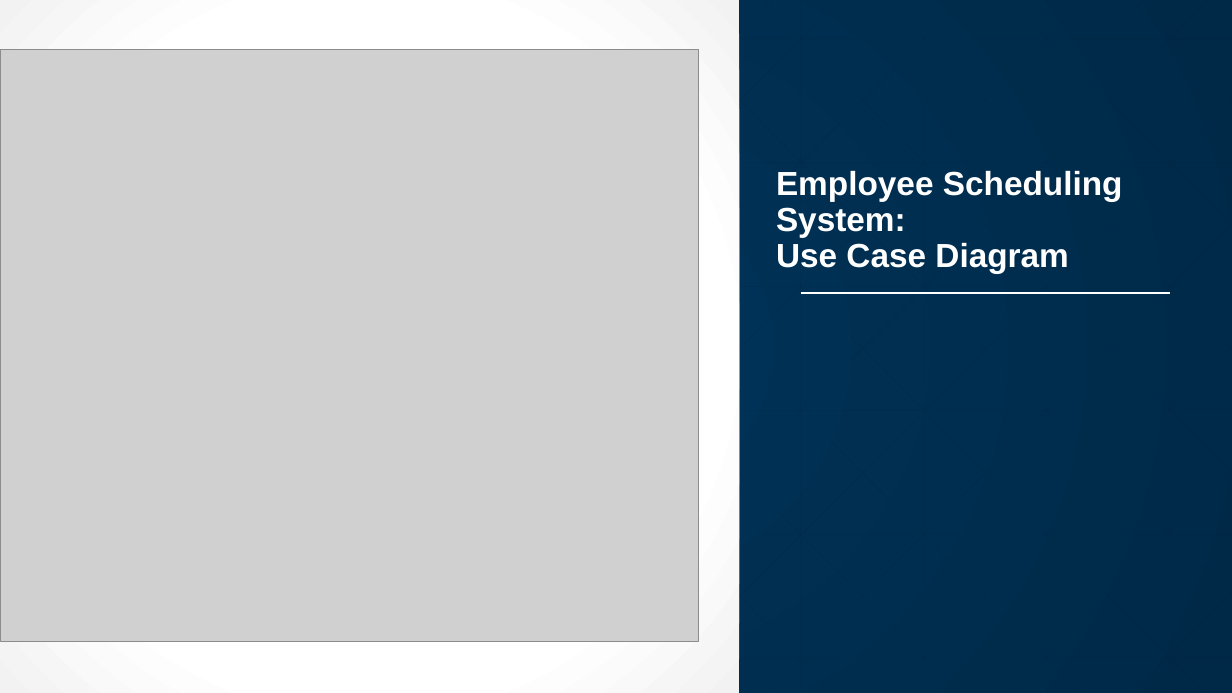
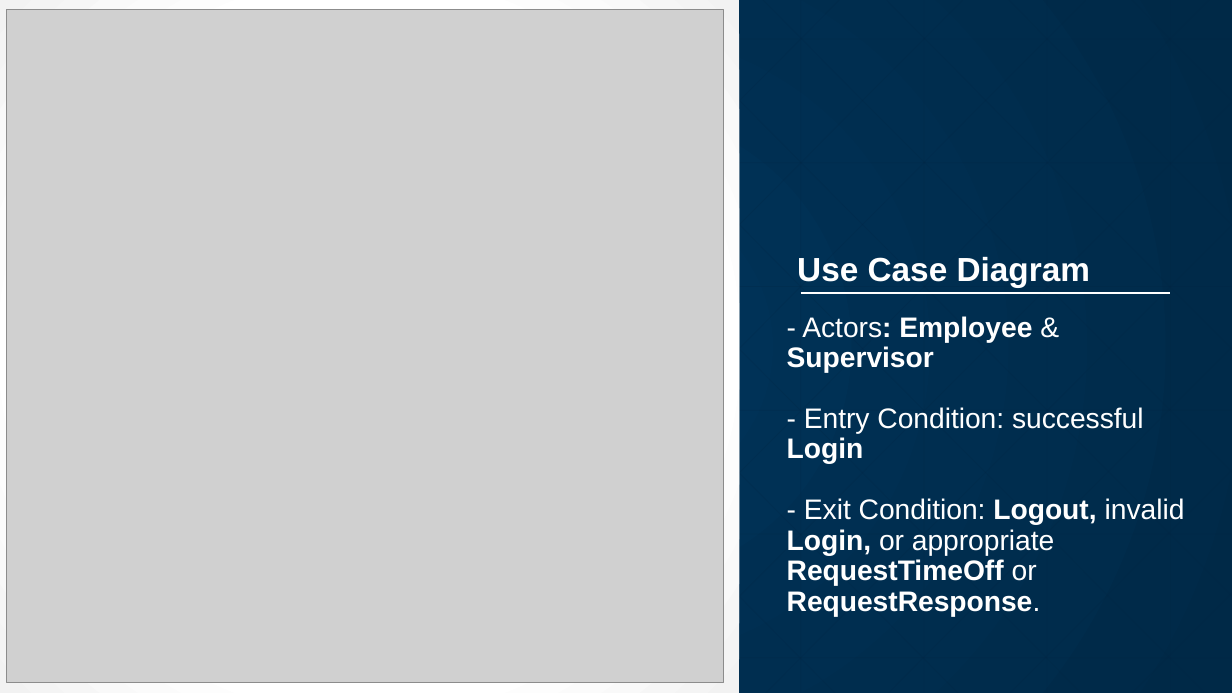
Before and after one commit to tattymennis/csci-4711-project, a slide deck: slide 2 of presentations/presentation-final.pptx. Drawn at 1232x693 pixels with LibreOffice and Linux fonts; fonts in the diff are those of the drawing; grey boxes stand for pictures. Boxes give left, top, right and bottom in pixels: in the first picture for what was removed or moved away, otherwise in the second. Text is boxed around its words. In the diff, an @@ line names an element or a change of style, - is before the commit and + after.

Commit message:
Changed Use Case diagram to match specification. Modified slides to reflect the proper capitalization and spacing of use case functions. Moved old presentation drafts. presentation-final.pptx and presentation-master.pptx are both up-to-date and ready for redundancy.

```diff
--- a/presentations/presentation-final.pptx
+++ b/presentations/presentation-final.pptx
@@ picture: place and size @@
-picture at [0, 50, 699, 641]
+picture at [6, 10, 724, 683]
@@ text added at [797, 256, 1090, 287], 26 pt, text #FFFFFF, bold @@
+Use Case Diagram
@@ title "- Actors: Employee & Supervisor ..." at [787, 316, 1185, 617]: vertical alignment bottom to top @@
@@ title at [787, 316, 1185, 617]: text changed; size 26 to 22 pt; bold off @@
-Employee Scheduling System:
-Use Case Diagram
+- Actors: Employee & Supervisor
+- Entry Condition: successful Login
+- Exit Condition: Logout, invalid Login, or appropriate RequestTimeOff or RequestResponse.
```
Also in this commit, not shown: 3 other slides changed, 8 other files.
